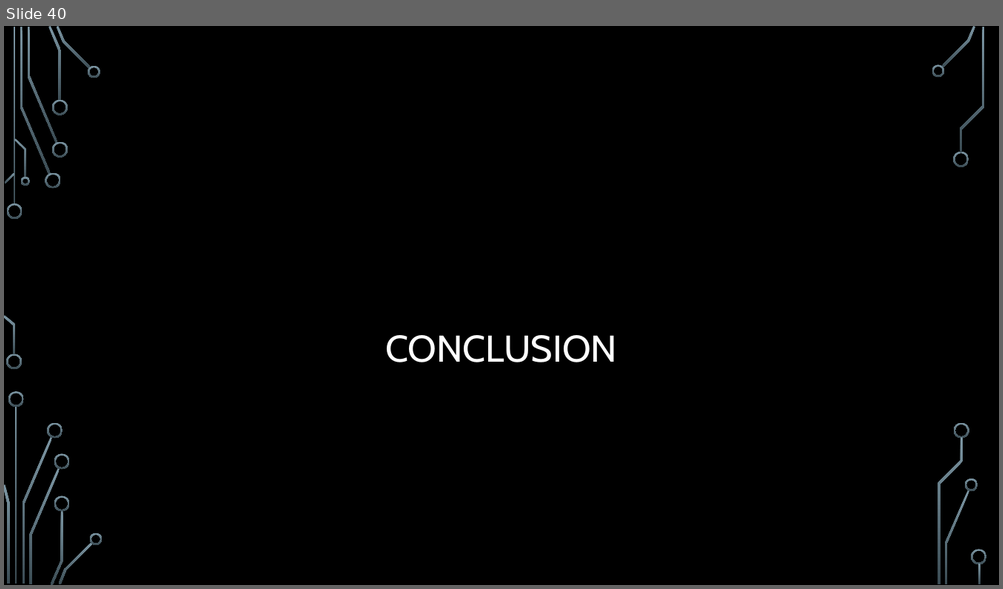
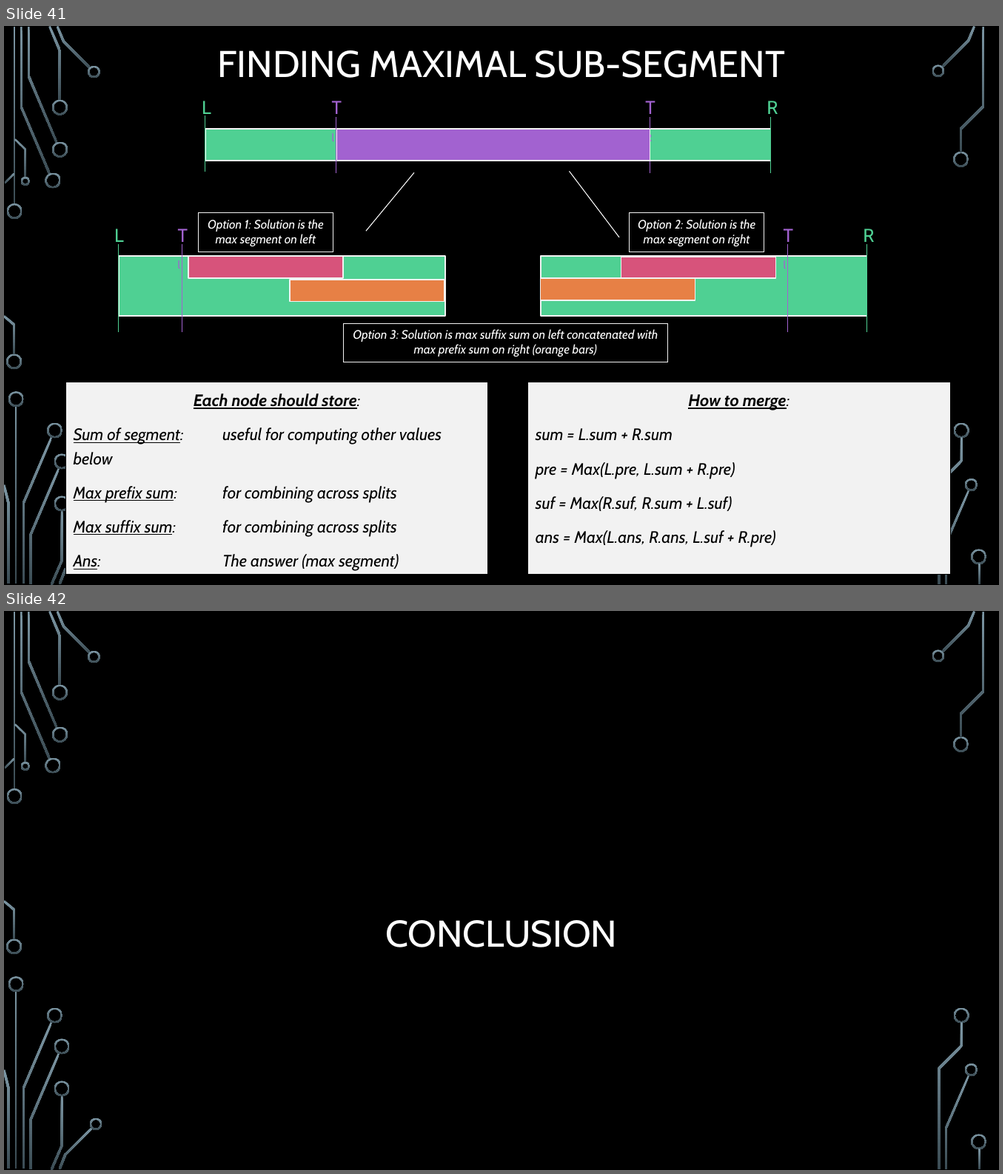
Before and after one commit to janiceeguo/advAlgo, a slide deck: slides/Trees-SegmentTrees.pptx. Shown one above the other, each under a label of ours: slide 40 before the commit, slides 41 and 42 after it. The pictures are 1003x589 and 1003x1174 pixels, drawn with LibreOffice and Linux fonts; fonts in the diff are those of the drawing; background and template pictures are left out. Boxes give left, top, right and bottom in pixels: in the first picture for what was removed or moved away, otherwise in the second. Text is boxed around its words. In the diff, an @@ line names an element or a change of style, - is before the commit and + after.

```diff
--- a/slides/Trees-SegmentTrees.pptx
+++ b/slides/Trees-SegmentTrees.pptx
@@ slide 41 added at [4,26,999,585], background picture (left out); not listed: 35 template elements that a slide beside it also shows @@
@@ title added at [218,50,785,78], 36 pt, text #FFFFFF @@
+FINDING MAXIMAL SUB-SEGMENT
@@ group added at [114,93,874,363]: 11 rectangles, 10 lines, 8 texts @@
+L
+R
+Tl
+TR
+L
+Tl
+R
+Tl
+Option 1: Solution is the max segment on left
+Option 2: Solution is the max segment on right
+Option 3: Solution is max suffix sum on left concatenated with max prefix sum on right (orange bars)
@@ rectangle added at [66,383,488,575], fill #F2F2F2, outline #000000 0.75 pt, 16 pt, text #000000, italic @@
+Each node should store:
+Sum of segment: useful for computing other values below
+Max prefix sum: for combining across splits
+Max suffix sum: for combining across splits
+Ans: The answer (max segment)
@@ rectangle added at [528,383,950,575], fill #F2F2F2, outline #000000 0.75 pt, 16 pt, text #000000, italic @@
+How to merge:
+sum = L.sum + R.sum
+pre = Max(L.pre, L.sum + R.pre)
+suf = Max(R.suf, R.sum + L.suf)
+ans = Max(L.ans, R.ans, L.suf + R.pre)
@@ what was slide 40 is now slide 42 @@
```
Also in this commit, not shown: 2 slides changed, 2 other slides added, 1 slide removed, 3 other files.
